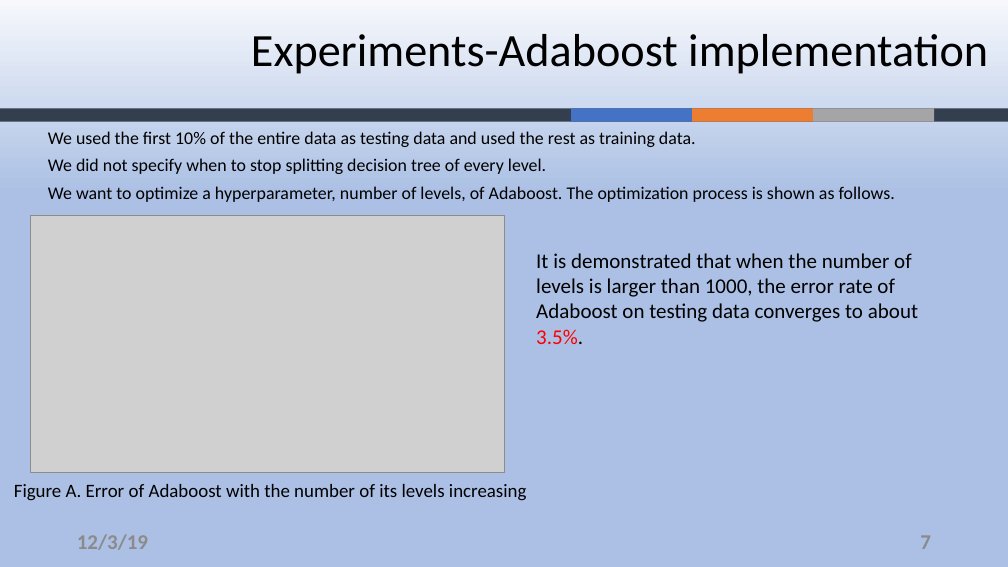
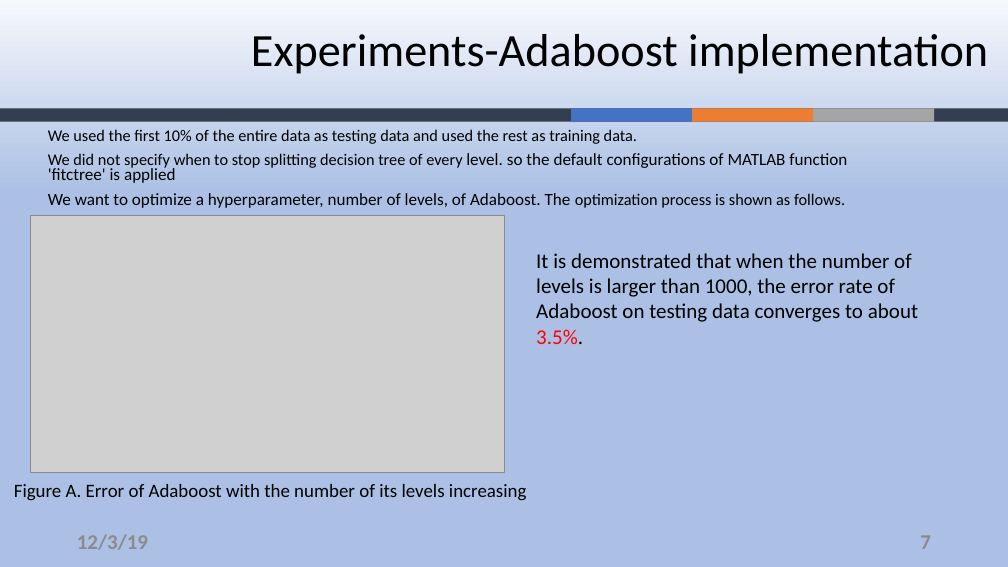
Before and after one commit to ZouYao0720/final-project-, a slide deck: slide 7 of final-presentation.pptx. Drawn at 1008x567 pixels with LibreOffice and Linux fonts; fonts in the diff are those of the drawing; grey boxes stand for pictures; background and template pictures are left out. Boxes give left, top, right and bottom in pixels: in the first picture for what was removed or moved away, otherwise in the second. Text is boxed around its words. In the diff, an @@ line names an element or a change of style, - is before the commit and + after.

```diff
--- a/final-presentation.pptx
+++ b/final-presentation.pptx
@@ text at [48,129,845,208]: size 17 to 15.5 pt in "We used the first 10% of the ...", "optimization process is shown as follows."; size 17 to 16.3 pt in "We want to optimize a hyperparameter, number ..."; line spacing 0.8 to 0.7 @@
@@ text at [48,153,847,183]: text changed; size 17 to 16.3 pt @@
-We did not specify when to stop splitting decision tree of every level.
+We did not specify when to stop splitting decision tree of every level. so the default configurations of MATLAB function 'fitctree' is applied
```
Also in this commit, not shown: 8 other slides changed.
